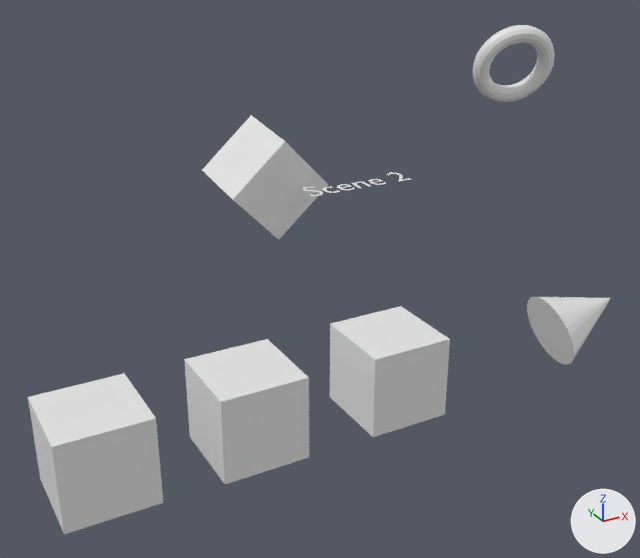
Renders of the glTF model tests/working/scene2.gltf from each side of a commit.
One viewpoint serves both versions: a camera (50 mm lens) standing at (-10.24, -18.66, 10.36) and looking at (-0.47, -0.89, 1.47). Arrows for +X, +Y and +Z are at lower right; the lights stay in place. The picture after the commit comes second. Where no turn or scale is listed for an object, it has been applied to the vertices.
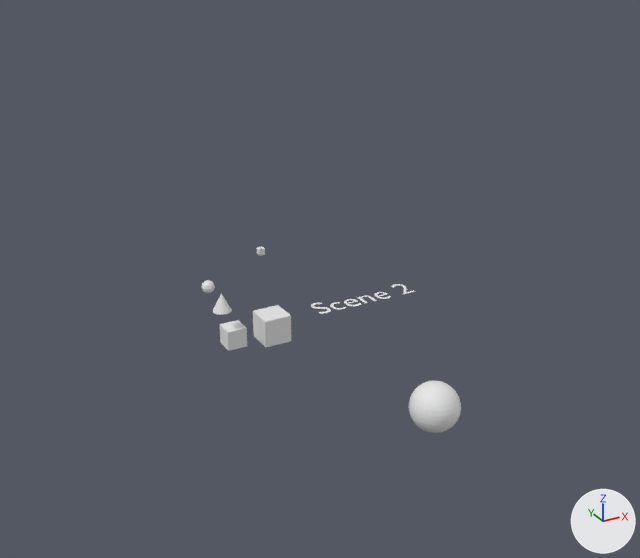
ob_empty is not drawn itself; it is the parent of ob_cone, ob_cube_002.
ob_empty_001 is not drawn itself; it is the parent of ob_cube, ob_cube_001.

Diff of the bpy script that builds the scene:
```diff
--- a/tests/working/scene2.gltf.py
+++ b/tests/working/scene2.gltf.py
@@ me_icosphere @@
+me_icosphere.from_pydata(...)  # an icosphere of 80 faces spanning x -0.159..0.159, y -0.164..0.164, z -0.164..0.164
@@ me_sphere @@
+me_sphere.from_pydata(...)  # a UV sphere (32 segments, 16 rings, poles along z) spanning x -0.57..0.57, y -0.57..0.57, z -0.57..0.57
@@ ob_some_text @@
 ob_some_text = bpy.data.objects.new('some_text', me_scene)
-ob_some_text.location = (0.0, 0.43, 3.17)
-ob_some_text.rotation_euler = (0.0492, 0.0, 0.0)  # degrees (2.8, 0, 0)
+ob_some_text.location = (0.0, 0.0, 0.0)
@@ ob_empty_001 @@
 ob_empty_001 = bpy.data.objects.new('Empty.001', None)
-ob_empty_001.location = (-2.966, -0.874, 3.17)
-ob_empty_001.rotation_euler = (0.191, 0.794, 0.153)  # degrees (11, 45, 8.8)
+ob_empty_001.location = (0.0, 3.595, 0.0)
@@ ob_cube @@
 ob_cube = bpy.data.objects.new('Cube', me_cube_001)
-ob_cube.parent = ob_empty_001
-ob_cube.location = (2.074, 3.13, 1.631)
+ob_cube.location = (-2.486, 0.0, 0.0)
+ob_cube.scale = (0.259, 0.259, 0.259)
@@ ob_cube_001 @@
 ob_cube_001.parent = ob_empty_001
-ob_cube_001.location = (2.074, 4.721, 1.666)
-ob_cube_001.rotation_euler = (0.0175, 0.0, 0.0)  # degrees (1, 0, 0)
+ob_cube_001.location = (-1.396, 0.0, 0.0)
 ob_cube_001.scale = (0.367, 0.367, 0.367)
@@ ob_empty @@
 ob_empty = bpy.data.objects.new('Empty', None)
-ob_empty.location = (5.036, 4.136, 0.0)
-ob_empty.rotation_euler = (-1.201, 0.0, 0.0)  # degrees (-69, 0, 0)
+ob_empty.location = (-3.095, 0.0, 1.482)
+ob_empty.rotation_euler = (0.0, 0.0, -0.0524)  # degrees (0, 0, -3)
@@ ob_cone @@
 ob_cone.parent = ob_empty
-ob_cone.location = (1.08, -2.697, -6.961)
-ob_cone.rotation_euler = (1.556, 0.351, 1.235)  # degrees (89, 20, 71)
+ob_cone.location = (0.0, -0.965, 0.0)
+ob_cone.scale = (0.226, 0.226, 0.226)
@@ ob_cube_002 @@
 ob_cube_002 = bpy.data.objects.new('Cube.002', me_cube_003)
-ob_cube_002.parent = ob_empty
-ob_cube_002.location = (-11.99, -2.685, -6.929)
-ob_cube_002.rotation_euler = (1.201, 0.0, 0.0)  # degrees (69, 0, 0)
+ob_cube_002.parent = ob_empty_001
+ob_cube_002.location = (0.0, 0.0041, 0.555)
+ob_cube_002.rotation_euler = (1.563, 0.0, 0.0)  # degrees (90, 0, 0)
+ob_cube_002.scale = (0.0955, 0.0955, 0.0955)
@@ ob_torus_001 @@
-ob_torus_001 = bpy.data.objects.new('Torus.001', me_torus_001)
-ob_torus_001.location = (7.65, 1.96, 5.6)
@@ ob_cube_003 @@
-ob_cube_003 = bpy.data.objects.new('Cube.003', me_cube_004)
-ob_cube_003.location = (-3.63, -3.34, 0.0)
@@ ob_cube_004 @@
-ob_cube_004 = bpy.data.objects.new('Cube.004', me_cube_005)
-ob_cube_004.location = (0.0, -3.35, 0.0)
@@ ob_icosphere @@
+ob_icosphere = bpy.data.objects.new('Icosphere', me_icosphere)
+ob_icosphere.location = (-3.09, 0.0, 1.48)
@@ ob_sphere @@
+ob_sphere = bpy.data.objects.new('Sphere', me_sphere)
+ob_sphere.location = (0.0, -5.25, 0.0)
```

Location of each change, (x1, y1, x2, y2) in pixels of the pictures (640 x 558 px):
'Cube.002', moved, turned, rescaled: before (28, 373, 163, 534); after (256, 247, 265, 256)
'Cube.003', deleted: before (184, 339, 309, 484)
'Cube.004', deleted: before (330, 306, 450, 437)
'Cube', moved, rescaled, turned: before (202, 115, 328, 240); after (219, 320, 247, 351)
'Cone', moved, turned, rescaled: before (527, 297, 611, 365); after (213, 293, 232, 315)
'Torus.001', deleted: before (473, 25, 555, 102)
'Sphere', added: after (409, 381, 461, 433)
'Cube.001', moved, turned (not visible before): after (253, 305, 291, 347)
'some_text', moved, turned: before (303, 173, 411, 196); after (311, 284, 415, 314)
'Icosphere', added: after (201, 280, 215, 293)
